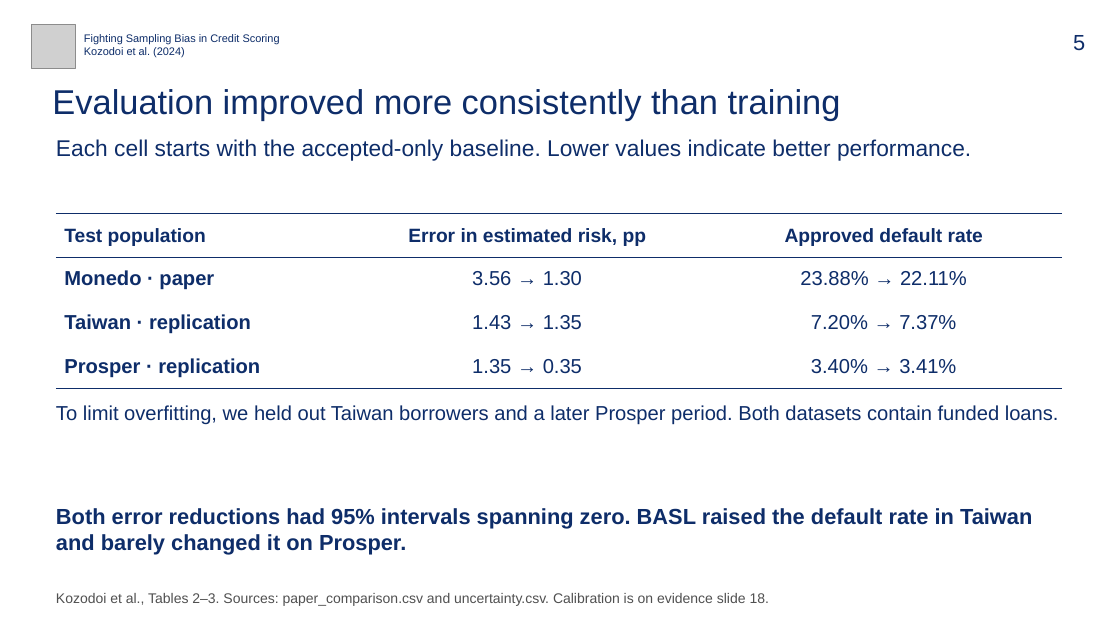
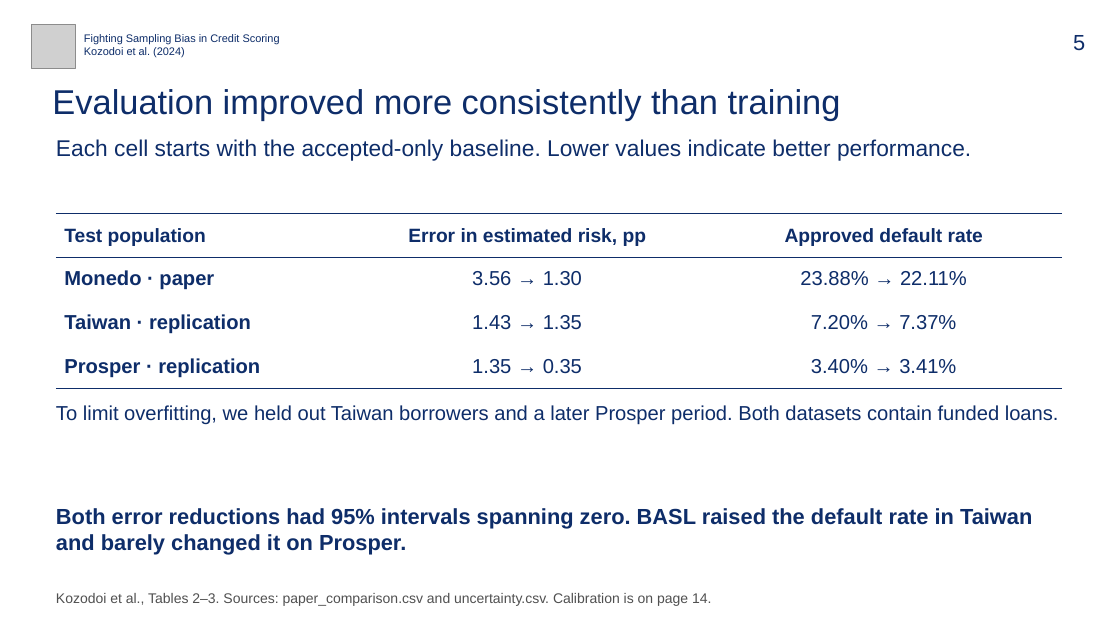
Before and after one commit to bigpurota/paper11, a slide deck: slide 5 of slides/paper11.pptx. Drawn at 1120x630 pixels with LibreOffice and Linux fonts; fonts in the diff are those of the drawing; grey boxes stand for pictures. Boxes give left, top, right and bottom in pixels: in the first picture for what was removed or moved away, otherwise in the second. Text is boxed around its words. In the diff, an @@ line names an element or a change of style, - is before the commit and + after.

```diff
--- a/slides/paper11.pptx
+++ b/slides/paper11.pptx
@@ text at (56, 593, 711, 606): text changed @@
-Kozodoi et al., Tables 2–3. Sources: paper_comparison.csv and uncertainty.csv. Calibration is on evidence slide 18.
+Kozodoi et al., Tables 2–3. Sources: paper_comparison.csv and uncertainty.csv. Calibration is on page 14.
```
Also in this commit, not shown: 1 other slide changed, 17 slides added, 8 other files.
